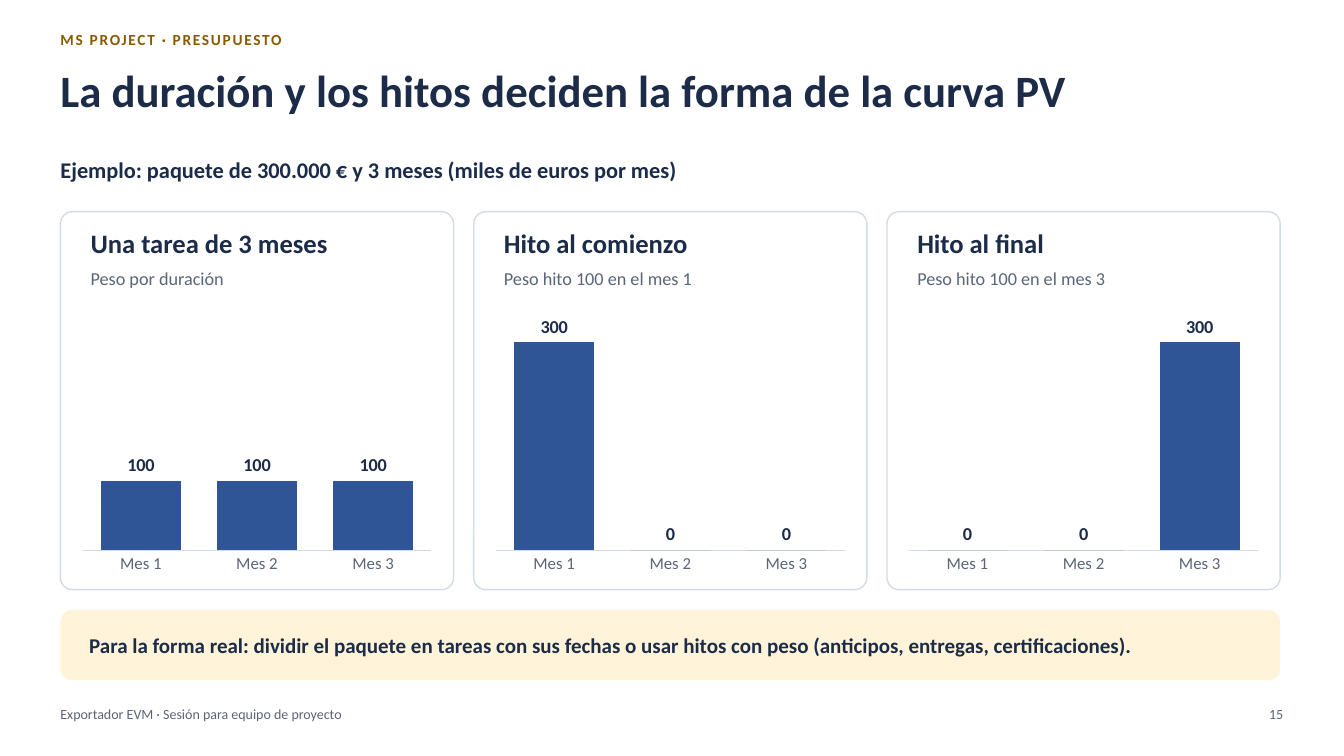
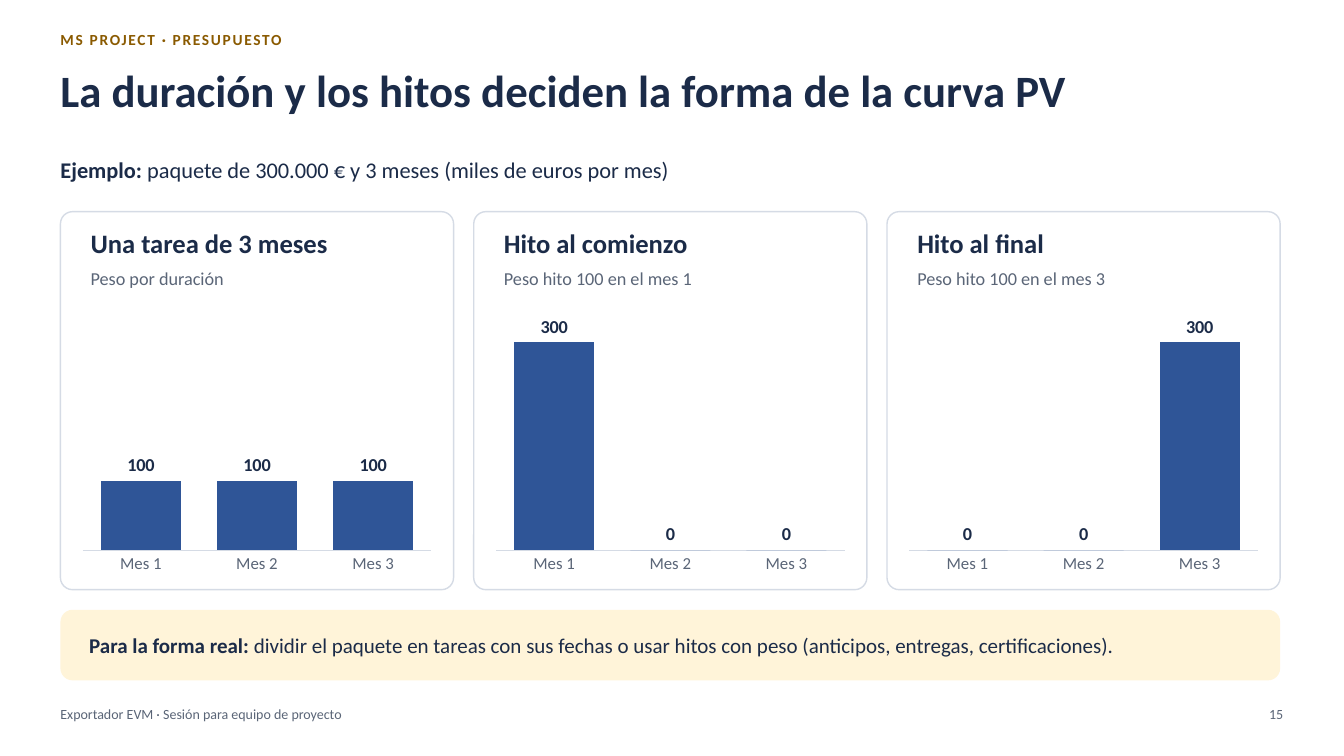
Before and after one commit to MarceloSalazar/evm-automation, a slide deck: slide 15 of docs/presentacion-jefes-de-proyecto.pptx. Drawn at 1344x756 pixels with LibreOffice and Linux fonts; fonts in the diff are those of the drawing. Boxes give left, top, right and bottom in pixels: in the first picture for what was removed or moved away, otherwise in the second. Text is boxed around its words. In the diff, an @@ line names an element or a change of style, - is before the commit and + after.

Commit message:
Presentación: textos que caben en cada diapositiva y ejemplos de multi-empresa generales
- Diapositiva 2: viñetas más cortas (la última quedaba tapada por el recuadro inferior).
- Diapositivas 14, 15, 21 y 28: se restaura el formato de las etiquetas en negrita.
- Diapositivas 13, 16, 25, 27 y 37: textos más cortos o con el formato original.
- PDF exportado de nuevo.
- Multi-empresa, modo porcentaje y README: ejemplos de dos empresas en términos generales.

```diff
--- a/docs/presentacion-jefes-de-proyecto.pptx
+++ b/docs/presentacion-jefes-de-proyecto.pptx
@@ text "Ejemplo: paquete de 300.000 € ..." at box(60, 162, 668, 182): bold off in "paquete de 300.000 € y 3 meses ..." @@
@@ rounded rectangle "Para la forma real: dividir ..." at box(60, 610, 1280, 681): bold off in "dividir el paquete en tareas con sus ..." @@
```
Also in this commit, not shown: 9 other slides changed, 4 other files.
